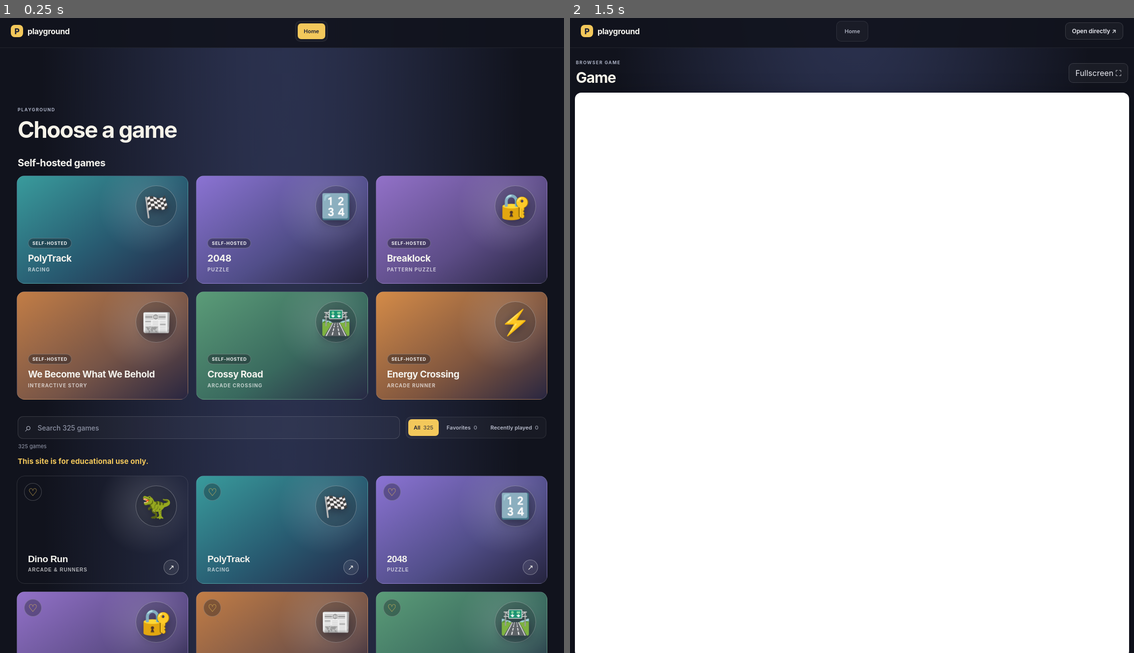
Above: before the commit, frames 1-2 (left to right).
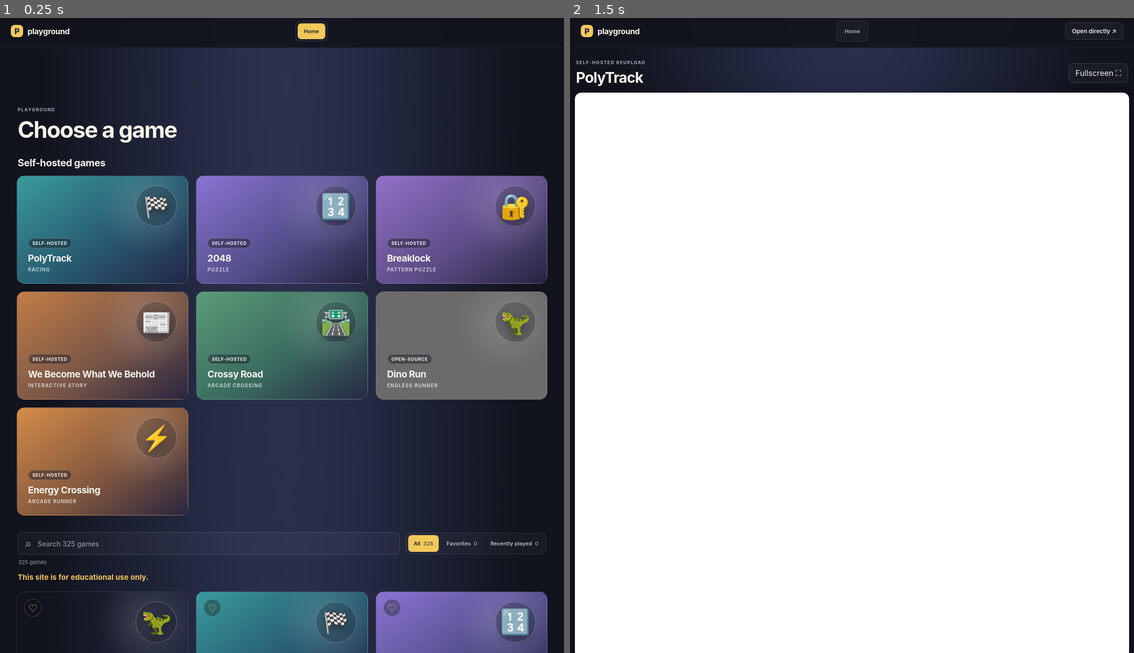
Above: after the commit, the same moments.

Repository: Vinsanity121/playground-game-hub
Game: browser game, page index.html
The game is run twice, just before and just after one commit, with the same random seed, the same clock (stepped at 60 frames per second) and the same inputs.
Inputs (mouse positions are in pixels of both pictures, inside the frame that each line leads up to):
- Up to frame 1 (0.25 s): no input
- Up to frame 2 (1.5 s): click (852, 652) at 0.27 s; click (852, 418) at 1.07 s

The runs differ from the first frame. In frame 1, 29% of the frame differs, in the area x 2-98%, y 43-100%; in frame 2, 0.2%.
Error before the commit: TypeError: Cannot set properties of null (setting 'hidden')

Commit message:
Feature Dino Run and show its credits

Diff:
--- a/index.html
+++ b/index.html
@@ -7,7 +7,7 @@
     <meta name="description" content="Choose a game and play it in Playground." />
     <title>Playground — Choose a game</title>
     <link rel="stylesheet" href="styles.css?v=26" />
-    <script src="games.js?v=31" defer></script>
+    <script src="games.js?v=32" defer></script>
     <script src="crossy-road.js?v=4" defer></script>
   </head>
   <body>
@@ -33,7 +33,8 @@
             <button type="button" data-game="breaklock" class="game-card breaklock-card"><span class="game-icon" aria-hidden="true">🔐</span><span class="game-card-source">Self-hosted</span><span class="game-card-title">Breaklock</span><span class="game-card-note">Pattern puzzle</span></button>
             <button type="button" data-game="wbwwb" class="game-card wbwwb-card"><span class="game-icon" aria-hidden="t …(185 unchanged characters)…
             <button type="button" data-game="crossyroad" class="game-card crossy-card"><span class="game-icon" aria-hidden="true">🛣️</span><span class="game-card-source">Self-hosted</span><span class="game-card-title">Crossy Road</span><span class="game-card-note">Arcade crossing</span></button>
-            <button type="button" data-game="energycrossing" class="game-card energy-crossing-card"><span class="game-icon" aria-hidden="true">⚡</span><span class="game-card-source">Self-hosted</span><span class="game-card-title">Energy Crossing</span><span class="game-card-note">Arcade runner</span></button>
+            <button type="button" data-game="dinoRun" class="game-card dino-run-card"><span class="game-icon" aria-hidden="true">🦖</span><span class="game-card-source">Open-source</span><span class="game-card-title">Dino Run</span><span class="game-card-note">Endless runner</span></button>
+                        <button type="button" data-game="energycrossing" class="game-card energy-crossing-card"><span class="game-icon" aria-hidden="true">⚡</span><span class="game-card-source">Self-hosted</span><span class="game-card-title">Energy Crossing</span><span class="game-card-note">Arcade runner</span></button>
           </div>
         </section>
         <div class="catalog-controls">
@@ -59,6 +60,7 @@
             <p class="eyebrow" id="game-type">BROWSER GAME</p>
             <h1 id="game-name">Game</h1>
             <p id="game-attribution" class="hidden" hidden style="margin:7px 0 12px;color:#c6c9d3;font-size:12px;line-h …(462 unchanged characters)…
+            <p id="dino-run-attribution" class="hidden" hidden style="margin:7px 0 12px;color:#c6c9d3;font-size:12px;line-height:1.6">Dino Run code and artwork by mashukui, shared under the MIT License. <a href="https://github.com/mashukui/web-games" target="_blank" rel="noopener noreferrer" style="color:#f3c85b">Original project</a> · <a href="./games/dino-run/LICENSE" style="color:#f3c85b">MIT license</a>.</p>
           </div>
         </div>
         <div class="player" id="game-player">
